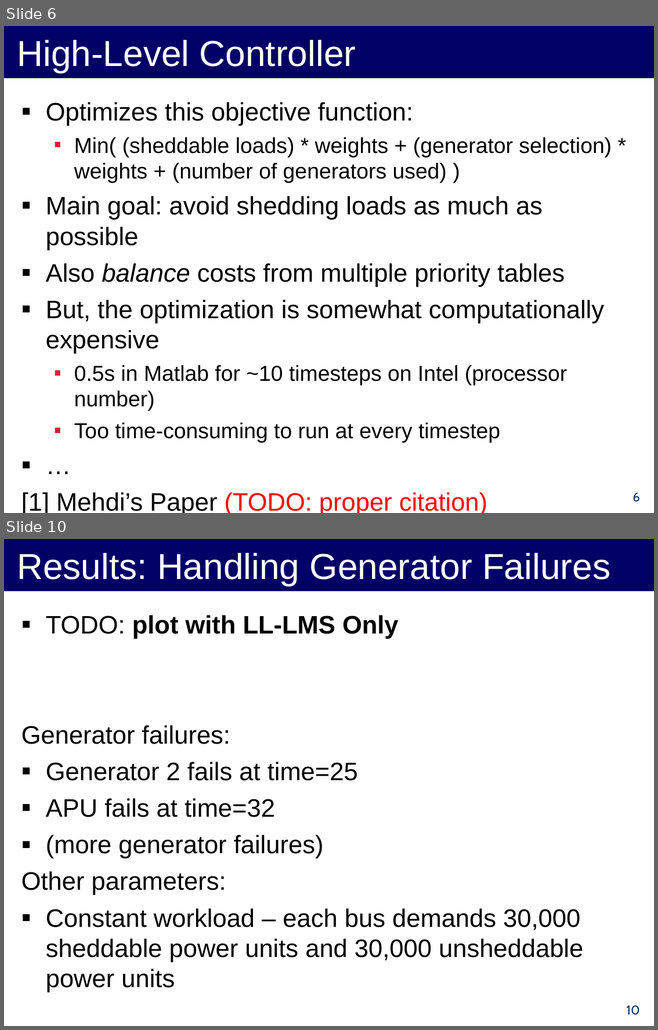
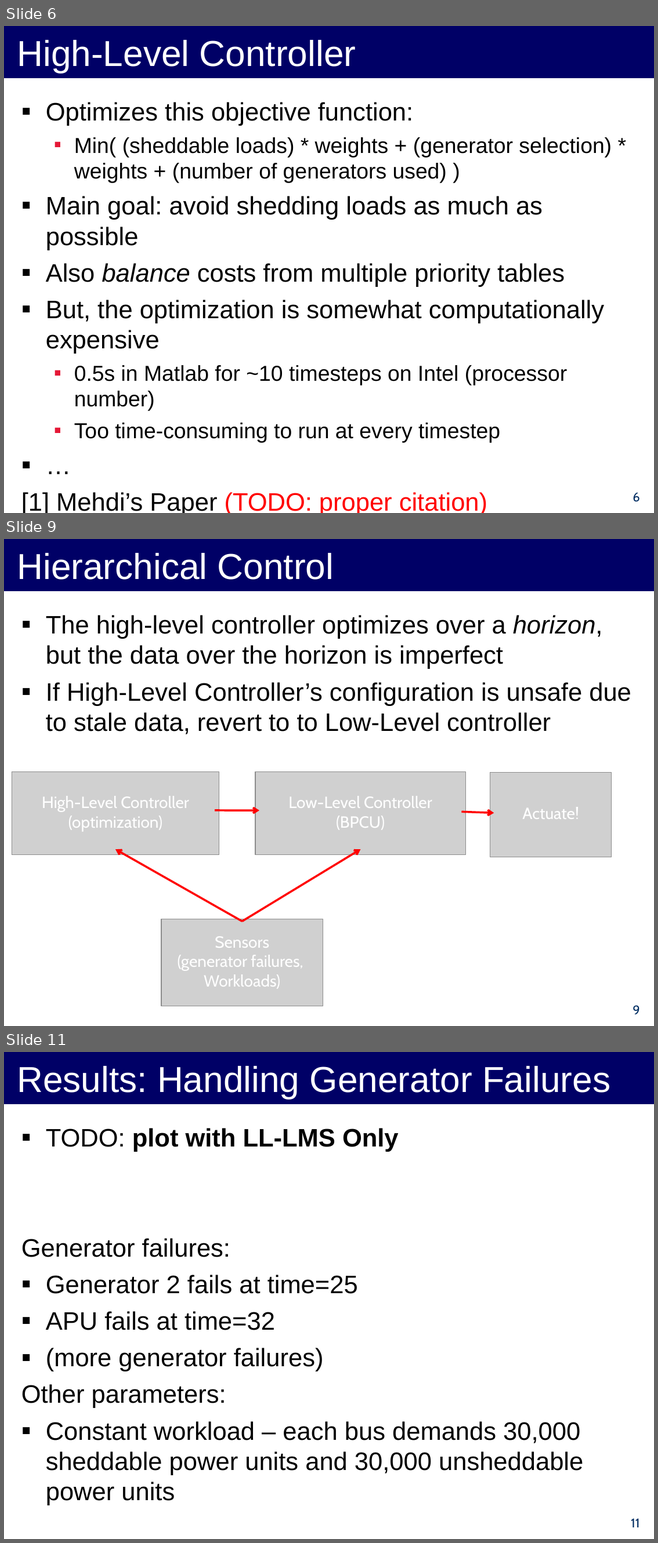
Before and after one commit to forresti/optimal_load_management, a slide deck: project/12-3-12_Presentation.ppt. Shown one above the other, each under a label of ours: slides 6 and 10 before the commit, slides 6, 9 and 11 after it; the slides between them are not shown. The pictures are 658x1030 and 658x1543 pixels, drawn with LibreOffice and Linux fonts; fonts in the diff are those of the drawing; grey boxes stand for pictures. Boxes give left, top, right and bottom in pixels: in the first picture for what was removed or moved away, otherwise in the second. Text is boxed around its words. In the diff, an @@ line names an element or a change of style, - is before the commit and + after.

Commit message:
diagram of our controller

```diff
--- a/project/12-3-12_Presentation.ppt
+++ b/project/12-3-12_Presentation.ppt
@@ slide 9 added at (x1=4, y1=539, x2=654, y2=1026), background #FFFFFF @@
@@ title added at (x1=4, y1=539, x2=654, y2=591), fill #000066, 40 pt, text #FFFFFF @@
+Hierarchical Control
@@ text added at (x1=46, y1=615, x2=631, y2=734), 28 pt, text #000000 @@
+▪ The high-level controller optimizes over a horizon, but the data over the horizon is imperfect
+▪ If High-Level Controller’s configuration is unsafe due to stale data, revert to to Low-Level controller
@@ picture added at (x1=12, y1=772, x2=219, y2=855) @@
@@ picture added at (x1=255, y1=772, x2=465, y2=855) @@
@@ picture added at (x1=490, y1=772, x2=611, y2=857) @@
@@ text added at (x1=42, y1=796, x2=189, y2=831), 18 pt, text #FFFFFF @@
+High-Level Controller
+(optimization)
@@ text added at (x1=288, y1=796, x2=432, y2=830), 18 pt, text #FFFFFF @@
+Low-Level Controller
+(BPCU)
@@ arrow added from (215, 810) to (259, 810), #FF0000 2.24 pt @@
@@ arrow added from (461, 812) to (494, 813), #FF0000 2.24 pt @@
@@ text added at (x1=522, y1=807, x2=578, y2=819), 18 pt, text #FFFFFF @@
+Actuate!
@@ arrow added from (242, 922) to (115, 849), #FF0000 2.24 pt @@
@@ arrow added from (242, 922) to (360, 849), #FF0000 2.24 pt @@
@@ picture added at (x1=161, y1=919, x2=323, y2=1006) @@
@@ text added at (x1=177, y1=936, x2=303, y2=988), 18 pt, text #FFFFFF @@
+Sensors
+(generator failures,
+Workloads)
@@ page number added at (x1=632, y1=1005, x2=639, y2=1015), 14 pt, text #002D62 @@
+9
@@ what was slide 10 is now slide 11 @@
@@ page number at (x1=630, y1=1518, x2=639, y2=1528): text changed @@
-10
+11
```
Also in this commit, not shown: 1 slide changed, 2 other slides added, 2 slides removed.
